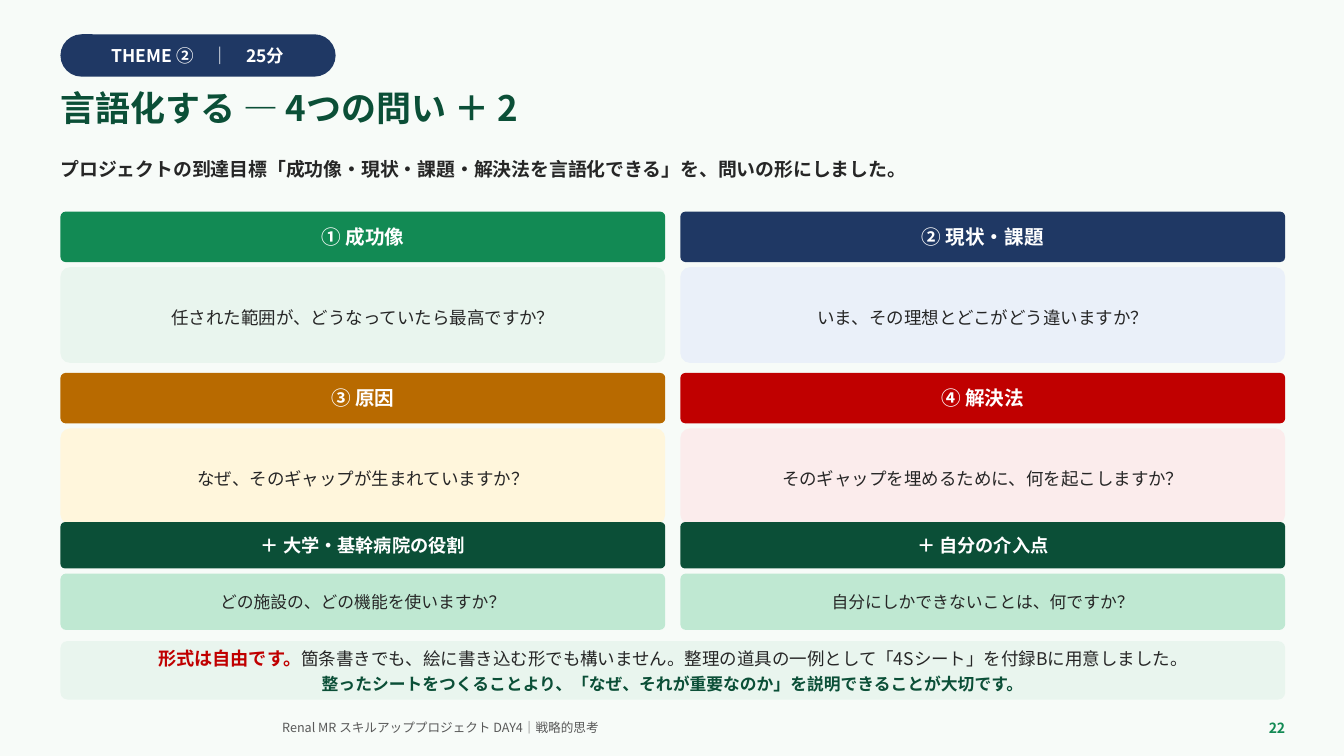
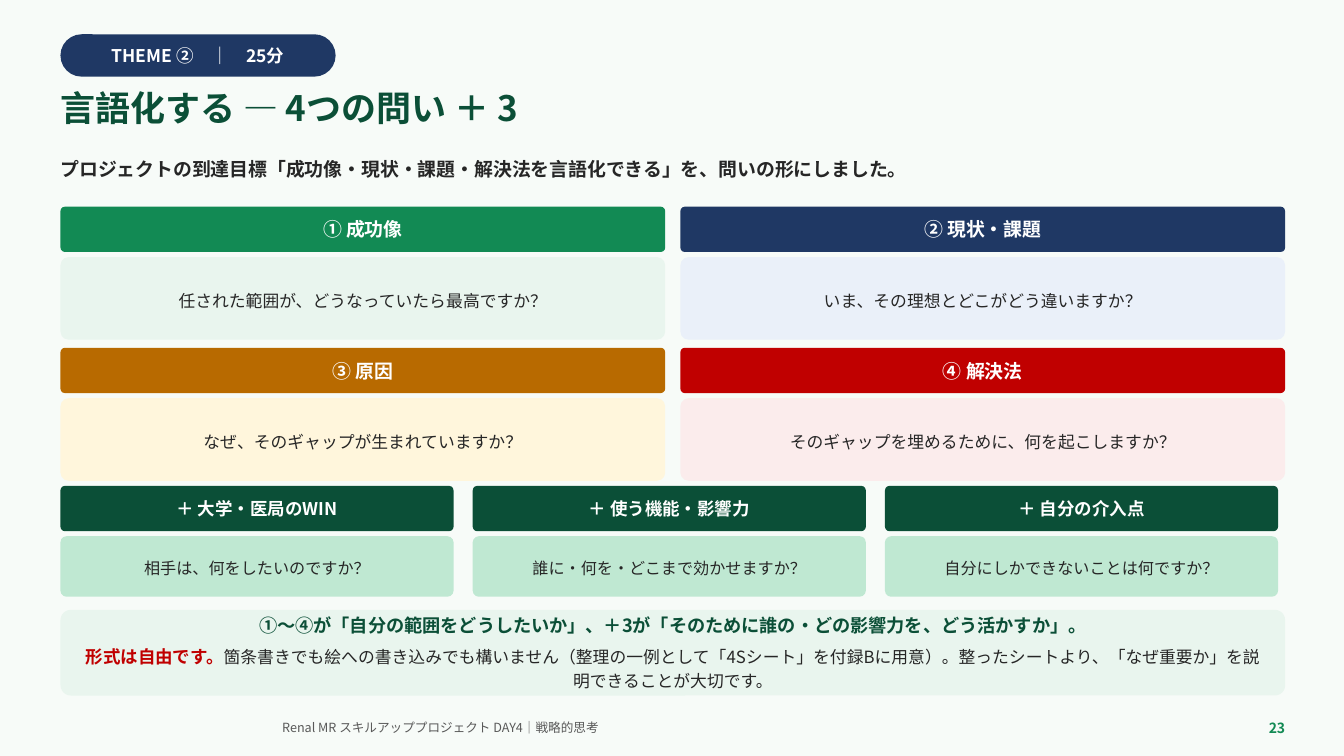
Before and after one commit to TAKUYA-1187/Claude, a slide deck: slide 23 of novartis_training/DAY4_ちょっと分かるだけで世界が変わる.pptx (slide 22 before the commit). Drawn at 1344x756 pixels with LibreOffice and Linux fonts; fonts in the diff are those of the drawing; background and template pictures are left out. Boxes give left, top, right and bottom in pixels: in the first picture for what was removed or moved away, otherwise in the second. Text is boxed around its words. In the diff, an @@ line names an element or a change of style, - is before the commit and + after.

```diff
--- a/novartis_training/DAY4_ちょっと分かるだけで世界が変わる.pptx
+++ b/novartis_training/DAY4_ちょっと分かるだけで世界が変わる.pptx
@@ text at [60,91,518,124]: text changed @@
-言語化する — 4つの問い ＋ 2
+言語化する — 4つの問い ＋ 3
@@ rounded rectangle "① 成功像": place and size @@
-rounded rectangle "① 成功像" at [60,212,665,262]
+rounded rectangle "① 成功像" at [60,207,665,252]
@@ rounded rectangle "② 現状・課題": place and size @@
-rounded rectangle "② 現状・課題" at [681,212,1286,262]
+rounded rectangle "② 現状・課題" at [681,207,1286,252]
@@ rounded rectangle "任された範囲が、どうなっていたら最高ですか？": place and size @@
-rounded rectangle "任された範囲が、どうなっていたら最高ですか？" at [60,267,665,363]
+rounded rectangle "任された範囲が、どうなっていたら最高ですか？" at [60,257,665,340]
@@ rounded rectangle "いま、その理想とどこがどう違いますか？": place and size @@
-rounded rectangle "いま、その理想とどこがどう違いますか？" at [681,267,1286,363]
+rounded rectangle "いま、その理想とどこがどう違いますか？" at [681,257,1286,340]
@@ rounded rectangle "③ 原因": place and size @@
-rounded rectangle "③ 原因" at [60,373,665,423]
+rounded rectangle "③ 原因" at [60,348,665,393]
@@ size 14 to 13.5 pt in 4 elements at [60,207,665,252], [681,207,1286,252], [60,348,665,393], [681,348,1286,393] @@
@@ rounded rectangle "④ 解決法": place and size @@
-rounded rectangle "④ 解決法" at [681,373,1286,423]
+rounded rectangle "④ 解決法" at [681,348,1286,393]
@@ rounded rectangle "なぜ、そのギャップが生まれていますか？": place and size @@
-rounded rectangle "なぜ、そのギャップが生まれていますか？" at [60,429,665,524]
+rounded rectangle "なぜ、そのギャップが生まれていますか？" at [60,398,665,481]
@@ size 12.5 to 12 pt in 4 elements at [60,257,665,340], [681,257,1286,340], [60,398,665,481], [681,398,1286,481] @@
@@ rounded rectangle "そのギャップを埋めるために、何を起こしますか？": place and size @@
-rounded rectangle "そのギャップを埋めるために、何を起こしますか？" at [681,429,1286,524]
+rounded rectangle "そのギャップを埋めるために、何を起こしますか？" at [681,398,1286,481]
@@ rounded rectangle "＋ 大学・医局のWIN": place and size @@
-rounded rectangle "＋ 大学・医局のWIN" at [60,522,665,569]
+rounded rectangle "＋ 大学・医局のWIN" at [60,486,454,531]
@@ text in rounded rectangle at [198,500,338,517]: text changed; size 13 to 12.5 pt @@
-＋ 大学・基幹病院の役割
+＋ 大学・医局のWIN
@@ rounded rectangle added at [473,486,866,531], fill #0B4F37, 12.5 pt, text #FFFFFF, bold @@
+＋ 使う機能・影響力
@@ rounded rectangle "＋ 自分の介入点": place and size @@
-rounded rectangle "＋ 自分の介入点" at [681,522,1286,569]
+rounded rectangle "＋ 自分の介入点" at [885,486,1278,531]
@@ rounded rectangle "＋ 自分の介入点" at [885,486,1278,531]: size 13 to 12.5 pt @@
@@ rounded rectangle "相手は、何をしたいのですか？": place and size @@
-rounded rectangle "相手は、何をしたいのですか？" at [60,574,665,630]
+rounded rectangle "相手は、何をしたいのですか？" at [60,536,454,597]
@@ rounded rectangle added at [473,536,866,597], fill #BFE8D2, 11.5 pt, text #262626 @@
+誰に・何を・どこまで効かせますか？
@@ rounded rectangle "自分にしかできないことは何ですか？": place and size @@
-rounded rectangle "自分にしかできないことは何ですか？" at [681,574,1286,630]
+rounded rectangle "自分にしかできないことは何ですか？" at [885,536,1278,597]
@@ text in rounded rectangle at [144,560,370,576]: text changed; size 12 to 11.5 pt @@
-どの施設の、どの機能を使いますか？
+相手は、何をしたいのですか？
@@ text in rounded rectangle at [944,560,1218,576]: text changed; size 12 to 11.5 pt @@
-自分にしかできないことは、何ですか？
+自分にしかできないことは何ですか？
@@ rounded rectangle "①〜④が「自分の範囲をどうしたいか」、＋3が「そのために誰の・どの影響力を、どう活かすか」。": place and size @@
-rounded rectangle "①〜④が「自分の範囲をどうしたいか」、＋3が「そのために誰の・どの影響力を、どう活かすか」。" at [60,641,1286,700]
+rounded rectangle "①〜④が「自分の範囲をどうしたいか」、＋3が「そのために誰の・どの影響力を、どう活かすか」。" at [60,610,1286,696]
@@ text in rounded rectangle at [86,616,1260,689]: text changed; size 12.5 to 12 pt @@
-形式は自由です。箇条書きでも、絵に書き込む形でも構いません。整理の道具の一例として「4Sシート」を付録Bに用意しました。
-整ったシートをつくることより、「なぜ、それが重要なのか」を説明できることが大切です。
+①〜④が「自分の範囲をどうしたいか」、＋3が「そのために誰の・どの影響力を、どう活かすか」。
+形式は自由です。箇条書きでも絵への書き込みでも構いません（整理の一例として「4Sシート」を付録Bに用意）。整ったシートより、「なぜ重要か」を説明できることが大切です。
@@ text at [1269,722,1285,733]: text changed @@
-22
+23
```
Also in this commit, not shown: 19 other slides changed, 1 slide added, 2 other files.
